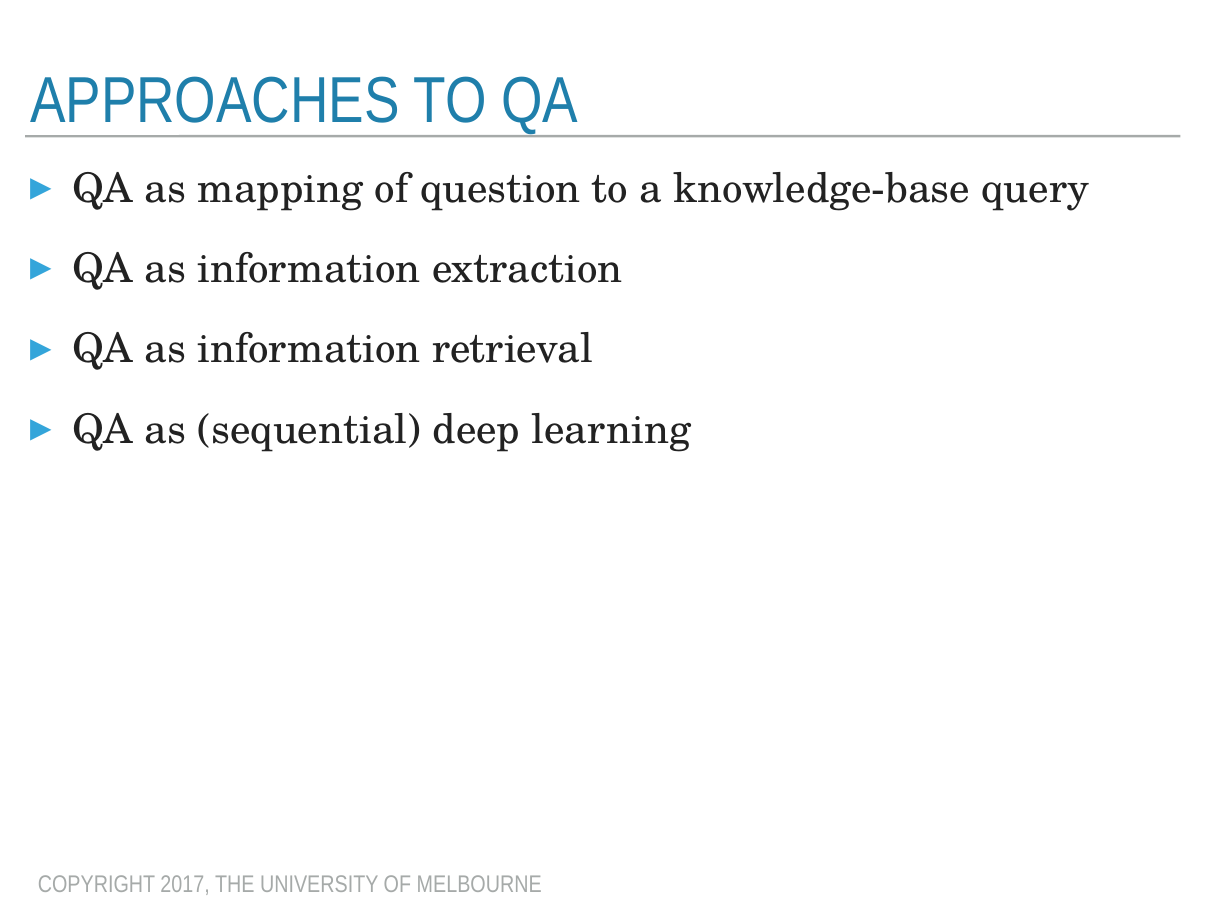
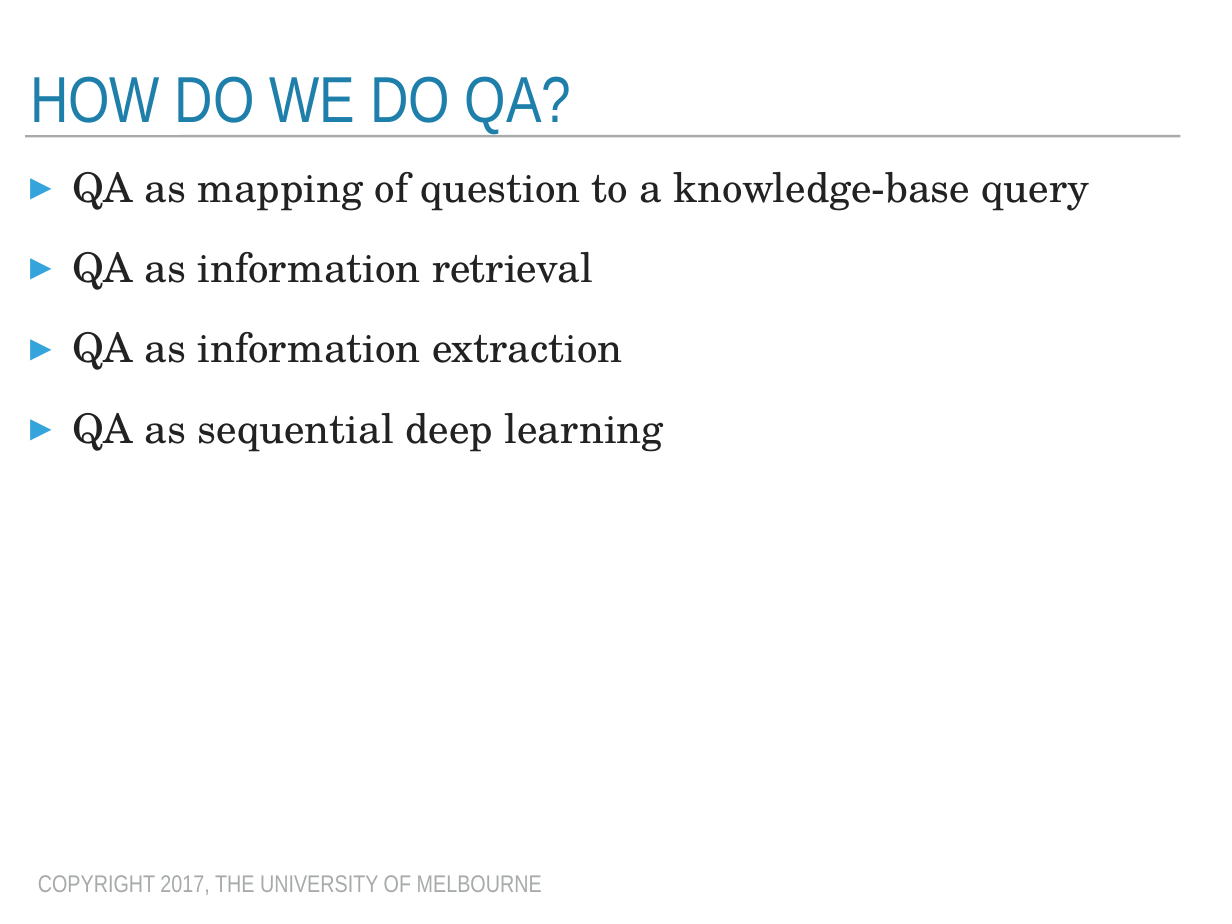
Before and after one commit to trevorcohn/comp90042, a slide deck: slide 4 of slides/WSTA_L12_question answering.pptx (slide 3 before the commit). Drawn at 1232x924 pixels with LibreOffice and Linux fonts; fonts in the diff are those of the drawing. Boxes give left, top, right and bottom in pixels: in the first picture for what was removed or moved away, otherwise in the second. Text is boxed around its words. In the diff, an @@ line names an element or a change of style, - is before the commit and + after.

```diff
--- a/slides/WSTA_L12_question answering.pptx
+++ b/slides/WSTA_L12_question answering.pptx
@@ title at bbox=[30, 76, 572, 133]: text changed @@
-APPROACHES TO QA
+HOW DO WE DO QA?
@@ text at bbox=[72, 252, 593, 290]: paragraph added @@
+▸ QA as information retrieval
@@ text at bbox=[72, 413, 664, 452]: text changed @@
-▸ QA as information retrieval
-▸ QA as (sequential) deep learning
+▸ QA as sequential deep learning
```
Also in this commit, not shown: 17 other slides changed, 2 slides added, 2 other files.
